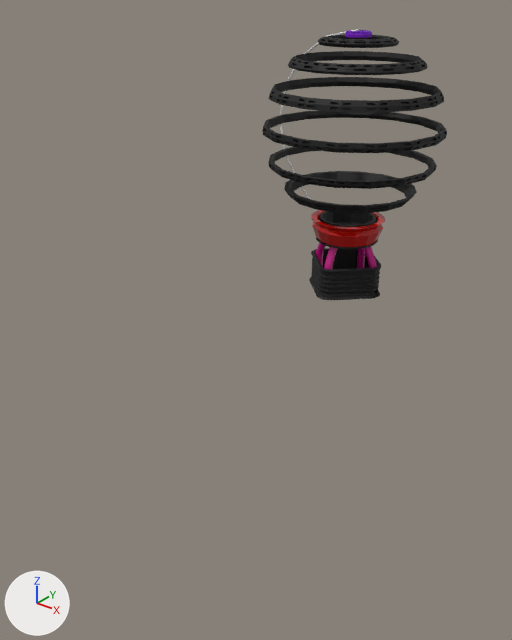
Renders of the Blender file Baluminaria_Blender/Baluminaria.blend from each side of a commit.
Camera for both pictures: a 50 mm camera at (357.0, -593.0, 222.0) aimed at (-75.0, -53.0, -112.0). The axes (+X, +Y, +Z) are drawn at lower left. The lights are the same throughout.

The first picture shows 'Arc', 'Boca', 'Cesto', 'Cordas', 'Ring01', 'Ring02', 'Ring03', 'Ring04', 'Ring05', 'Ring06', 'Ring07', 'Soquete'.
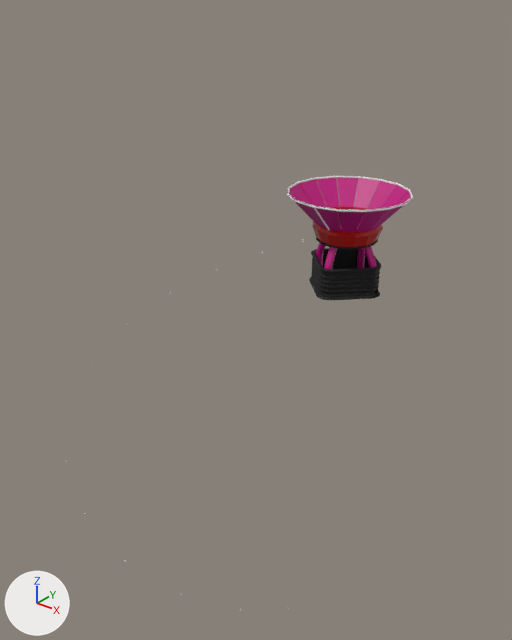
Changed parts and their boxes [x1, y1, x2, y2] in the pictures (512 x 640 px):
'S01', added (pink): after [289, 178, 411, 232]
'Ring04', hidden: before [269, 77, 444, 113]
'Ring03', hidden: before [262, 110, 447, 153]
'Ring05', hidden: before [288, 51, 428, 75]
'Ring01', hidden: before [284, 171, 417, 214]
'Ring02', hidden: before [268, 147, 437, 189]
'Ring06', hidden: before [318, 35, 399, 48]
'R01.001', added: after [287, 176, 414, 212]
'Arc', deleted: before [280, 29, 359, 211]
'Ring07', hidden: before [345, 30, 372, 38]
'Arc01.002', added: after [314, 208, 330, 230]

The change, as a list of edits to the scene's bpy script:
```text
Add me_r01_002:
    me_r01_002.from_pydata(...)  # 513 vertices, 354 faces; spans x -62.5..62.5, y -62.5..62.5, z 28.7..31.1
    # faces by material slot: [274, 80]
    me_r01_002.materials.append(mat_fucsia)  # pink #c00080
Add me_sphere_057:
    me_sphere_057.from_pydata([(23.0, -56.5, 29.6), (12.4, -31.0, 0.4), (0.4, -60.9, 29.6), (0.4, -33.4, 0.4)], [], [(1, 0, 2, 3)])
    me_sphere_057.materials.append(mat_fucsia)  # pink #c00080
Add cu_arc01_002:
    cu_arc01_002 = bpy.data.curves.new('Arc01.002', 'CURVE')
    cu_arc01_002.dimensions = '3D'
    _sp = cu_arc01_002.splines.new('POLY'); _sp.points.add(1)
    _sp.points.foreach_set('co', [0.0, -14.06, 14.9, 0.0, 0.0, 14.06, -14.9, 0.0])
    _sp.order_v = 0
    _sp.resolution_v = 0
    _sp.use_endpoint_u = True
    _sp.use_smooth = False
    cu_arc01_002.bevel_depth = 1.2
    cu_arc01_002.fill_mode = 'FULL'
Remove ob_arc:
    ob_arc = bpy.data.objects.new('Arc', cu_arc)
    ob_arc.location = (0.0, 0.0, 0.0)
Change ob_ring02:
    add ob_ring02.hide_set(True)  # its collection is switched off
Change ob_ring03:
    add ob_ring03.hide_set(True)  # its collection is switched off
Change ob_ring01:
    add ob_ring01.hide_set(True)  # its collection is switched off
Change ob_ring04:
    add ob_ring04.hide_set(True)  # its collection is switched off
Change ob_ring05:
    add ob_ring05.hide_set(True)  # its collection is switched off
Change ob_ring06:
    add ob_ring06.hide_set(True)  # its collection is switched off
Change ob_ring07:
    add ob_ring07.hide_set(True)  # its collection is switched off
Add ob_arc01_002:
    ob_arc01_002 = bpy.data.objects.new('Arc01.002', cu_arc01_002)
    ob_arc01_002.location = (0.0, -47.0, 15.0)
    ob_arc01_002.scale = (0.953, 0.953, 0.953)
Add ob_r01_001:
    ob_r01_001 = bpy.data.objects.new('R01.001', me_r01_002)
    ob_r01_001.location = (0.0, 0.0, 0.0)
Add ob_s01:
    ob_s01 = bpy.data.objects.new('S01', me_sphere_057)
    ob_s01.location = (0.0, 0.0, 0.0)
    _m = ob_s01.modifiers.new('Solidify', 'SOLIDIFY')
    _m.thickness = 0.6
    _m.offset = 0.0
    _m.use_even_offset = True
    _m = ob_s01.modifiers.new('Array', 'ARRAY')
    _m.count = 16
    _m.use_relative_offset = False
    _m.use_object_offset = True
    _m.offset_object = ob_boca
```
